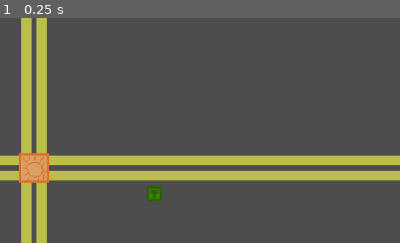
Above: before the commit, frame 1.
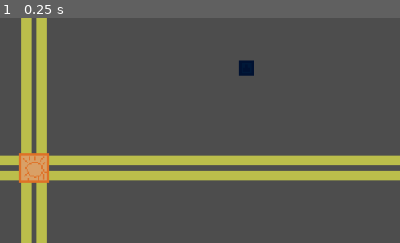
Above: after the commit, the same moment.

Repository: TrueHopolok/gj_solarnight
Game: Godot game, scene res://scenes/builder/builder_test.tscn
Two runs of this game, one before a commit and one after it. Both use one fixed random seed, a clock stepped at 60 frames per second and the inputs below. This scene is started directly instead of the project's main scene.
Inputs:
- Up to frame 1 (0.25 s): no input
The pictures show only the part of the screen within x 46-96%, y 17-67%; the shares and areas given below are measured in that part.

The runs differ from the first frame. In frame 1, 0.5% of the frame differs, in the area x 36-64%, y 18-82%.

Commit message:
feature: mortar

Diff:
--- a/project.godot
+++ b/project.godot
@@ -84,6 +84,16 @@
 "events": [Object(InputEventKey,"resource_local_to_scene":false,"resource_name":"","device":-1,"window_id":0,"alt_press …(191 unchanged characters)…
 ]
 }
+mortar_target={
+"deadzone": 0.2,
+"events": [Object(InputEventMouseButton,"resource_local_to_scene":false,"resource_name":"","device":-1,"window_id":0,"alt_pressed":false,"shift_pressed":false,"ctrl_pressed":false,"meta_pressed":false,"button_mask":1,"position":Vector2(135.44531, 18.359375),"global_position":Vector2(144.44531, 66.359375),"factor":1.0,"button_index":1,"canceled":false,"pressed":true,"double_click":false,"script":null)
+]
+}
+mortar_cancel={
+"deadzone": 0.2,
+"events": [Object(InputEventMouseButton,"resource_local_to_scene":false,"resource_name":"","device":-1,"window_id":0,"alt_pressed":false,"shift_pressed":false,"ctrl_pressed":false,"meta_pressed":false,"button_mask":2,"position":Vector2(366.47656, 12.746094),"global_position":Vector2(375.47656, 60.746094),"factor":1.0,"button_index":2,"canceled":false,"pressed":true,"double_click":false,"script":null)
+]
+}
 
 [layer_names]
 
--- a/scenes/builder/builder_test.tscn
+++ b/scenes/builder/builder_test.tscn
@@ -10,8 +10,8 @@
 [ext_resource type="PackedScene" uid="uid://dmgorvreasa72" path="res://scenes/building/mirror/splitter_b.tscn" id="6_ifhcp"]
 [ext_resource type="PackedScene" uid="uid://bt740y4ks0po" path="res://scenes/building/mirror/splitter_t.tscn" id="7_1qxg1"]
 [ext_resource type="PackedScene" uid="uid://cy3oha0ardfa8" path="res://scenes/building/lightbulb/lightbulb.tscn" id="8_fwtt1"]
+[ext_resource type="PackedScene" uid="uid://qfyraiudtjlh" path="res://scenes/building/tower/mortar.tscn" id="12_3c4em"]
 [ext_resource type="PackedScene" uid="uid://c6m2t0msh8u8e" path="res://scenes/enemy/enemy_type/enemy_fodder.tscn" id="12_c3rwh"]
-[ext_resource type="PackedScene" uid="uid://b5q0rxrnelrcs" path="res://scenes/building/tower/laser.tscn" id="13_3c4em"]
 
 [node name="BuilderTest" type="Node2D" unique_id=1599685715 groups=["main_game_scene"]]
 script = ExtResource("1_cyu0q")
@@ -77,5 +77,5 @@
 position = Vector2(286, 139)
 MOVEMENT_SPEED = 0.0
 
-[node name="Laser" parent="." unique_id=1512153694 instance=ExtResource("13_3c4em")]
-position = Vector2(96.34688, 20.69931)
+[node name="Mortar" parent="." unique_id=1512153694 instance=ExtResource("12_3c4em")]
+position = Vector2(170.08203, -80.03125)
--- /dev/null
+++ b/scenes/building/tower/mortar.gd
@@ -0,0 +1,78 @@
+extends Tower
+
+
+@export var color_reload := Color.ORANGE_RED
+@export var color_ready := Color.LIME
+
+@onready var aim_sprite: Sprite2D = $Aim
+
+var _mouse_inside: bool = false
+var _is_targeting: bool = false
+
+
+func _mouse_enter() -> void:
+	_mouse_inside = true
+
+
+func _mouse_exit() -> void:
+	_mouse_inside = false
+
+
+func _unhandled_input(event: InputEvent) -> void:
+	if event.is_action_pressed(&"mortar_target"):
+		if _is_targeting:
+			shoot()
+			get_viewport().set_input_as_handled()
+		elif _mouse_inside:
+			_start_aiming()
+			get_viewport().set_input_as_handled()
+
+	elif event.is_action_pressed(&"mortar_cancel") and _is_targeting:
+		_cancel_aiming()
+		get_viewport().set_input_as_handled()
+
+
+func _physics_process(delta: float) -> void:
+	super(delta)
+	if _is_targeting:
+		aim_sprite.modulate = _get_color()
+		aim_sprite.global_position = get_global_mouse_position()
+		queue_redraw()
+
+
+func _draw() -> void:
+	if _is_targeting:
+		var target := get_local_mouse_position()
+		var mid := target * clampf(remap(_reload_left, 0, reload_time, 1, 0), 0, 1)
+
+		draw_dashed_line(Vector2.ZERO, mid, color_ready, 5)
+		draw_dashed_line(mid, target, color_reload, 5)
+
+
+func _start_aiming() -> void:
+	queue_redraw()
+	_is_targeting = true
+	aim_sprite.show()
+
+
+func _cancel_aiming() -> void:
+	queue_redraw()
+	_is_targeting = false
+	aim_sprite.hide()
+
+
+func _get_color() -> Color:
+	if _reload_left > 0:
+		return color_reload
+	return color_ready
+
+
+func shoot() -> void:
+	if _reload_left > 0:
+		return
+
+	_reload_left = reload_time
+	var inst := projectile.instantiate()
+	get_parent().add_child(inst)
+	inst.set(&"global_position", get_global_mouse_position())
+	_cancel_aiming()
--- /dev/null
+++ b/scenes/building/tower/mortar.tscn
@@ -0,0 +1,27 @@
+[gd_scene format=3 uid="uid://qfyraiudtjlh"]
+
+[ext_resource type="PackedScene" uid="uid://ddv7ul50cfopu" path="res://scenes/building/tower/canon.tscn" id="1_n4wkq"]
+[ext_resource type="Script" uid="uid://xo0fgmgg18kt" path="res://scenes/building/tower/mortar.gd" id="2_a2cks"]
+[ext_resource type="Texture2D" uid="uid://373jjfq7kqxb" path="res://assets/temperary/tileset.png" id="3_1arh1"]
+[ext_resource type="PackedScene" uid="uid://c3rdihofwh032" path="res://scenes/building/tower/mortar_round.tscn" id="3_ufnnf"]
+
+[sub_resource type="AtlasTexture" id="AtlasTexture_ufnnf"]
+atlas = ExtResource("3_1arh1")
+region = Rect2(84, 1, 23, 23)
+
+[node name="Mortar" unique_id=1512153694 instance=ExtResource("1_n4wkq")]
+input_pickable = true
+script = ExtResource("2_a2cks")
+color_reload = Color(1, 0.27058825, 0, 1)
+color_ready = Color(0, 1, 0, 1)
+reload_time = 12.0
+projectile = ExtResource("3_ufnnf")
+fire_manually = true
+
+[node name="Sprite2D" parent="." index="0" unique_id=244333039]
+modulate = Color(0, 0.15669426, 0.21979111, 1)
+flip_v = true
+
+[node name="Aim" type="Sprite2D" parent="." index="2" unique_id=1095914969]
+visible = false
+texture = SubResource("AtlasTexture_ufnnf")
--- /dev/null
+++ b/scenes/building/tower/mortar_round.gd
@@ -0,0 +1,51 @@
+extends Node2D
+
+
+const DAMAGE: int = 16
+const RADIUS: float = 30.0
+const DELAY: float = 0.5
+
+@export_flags_2d_physics var collision_mask: int = 1
+
+var progress: float = 0.0
+
+
+func _ready() -> void:
+	get_tree().create_timer(DELAY).timeout.connect(_execute)
+
+
+func _draw() -> void:
+	if progress <= 0.0:
+		return
+
+	var col := Color.RED.lerp(Color.YELLOW, progress)
+	draw_circle(Vector2.ZERO, remap(progress, 0, 1, RADIUS, 0), col)
+
+
+
+func _process(_delta: float) -> void:
+	queue_redraw()
+
+
+func _execute() -> void:
+	var t := create_tween()
+
+	t.tween_property(self, "progress", 1.0, 0.5)
+	t.chain().tween_callback(queue_free)
+
+
+	var shape := CircleShape2D.new()
+	shape.radius = RADIUS
+
+	var params := PhysicsShapeQueryParameters2D.new()
+	params.collide_with_areas = true
+	params.collide_with_bodies = true
+	params.collision_mask = collision_mask
+	params.shape = shape
+	params.transform = global_transform
+
+	var res := get_world_2d().direct_space_state.intersect_shape(params, 128)
+	for val: Dictionary in res:
+		var obj: Node = val.collider
+		if obj.has_method("damage"):
+			obj.damage(DAMAGE)
--- /dev/null
+++ b/scenes/building/tower/mortar_round.tscn
@@ -0,0 +1,7 @@
+[gd_scene format=3 uid="uid://c3rdihofwh032"]
+
+[ext_resource type="Script" uid="uid://dqak2jphsvq5g" path="res://scenes/building/tower/mortar_round.gd" id="1_fwk4h"]
+
+[node name="MortarRound" type="Node2D" unique_id=640226538]
+script = ExtResource("1_fwk4h")
+collision_mask = 4
--- a/scenes/building/tower/tower.gd
+++ b/scenes/building/tower/tower.gd
@@ -6,6 +6,7 @@
 
 @export var reload_time: float = 3.0
 @export var projectile: PackedScene
+@export var fire_manually: bool = false
 
 
 var _reload_left: float
@@ -27,7 +28,10 @@
 		_reload_left -= delta
 
 	if _reload_left <= 0:
-		shoot()
+		if fire_manually:
+			_reload_left = 0
+		else:
+			shoot()
 
 
 static func pick_target(pos: Vector2) -> Node2D:
Binary file changed: assets/temperary/tileset.png
Not shown, added: scenes/building/tower/mortar.gd.uid
Not shown, added: scenes/building/tower/mortar_round.gd.uid
